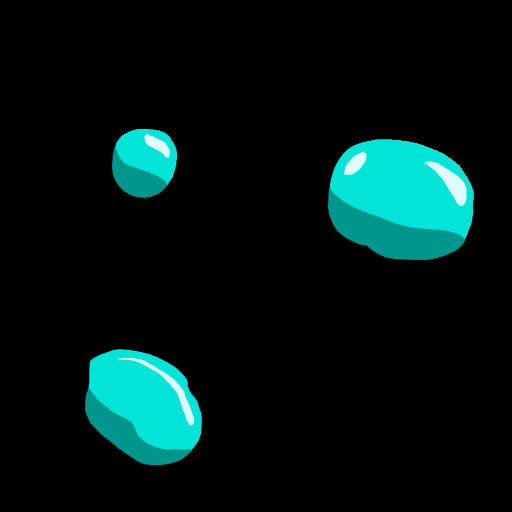
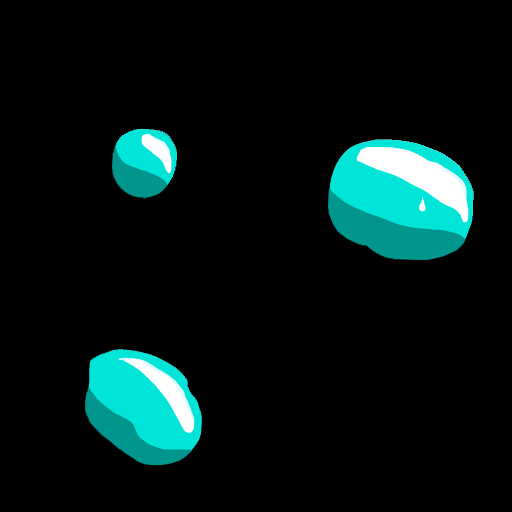
Two versions of the same layered image (512x512). Layer-by-layer changes:
painted on "Calque 3" over [122, 133, 469, 433]
